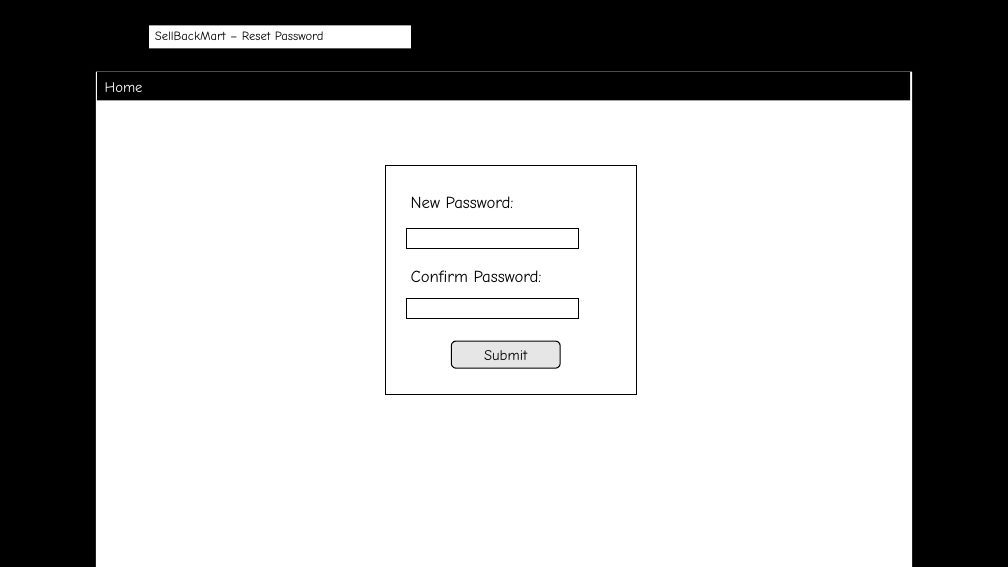
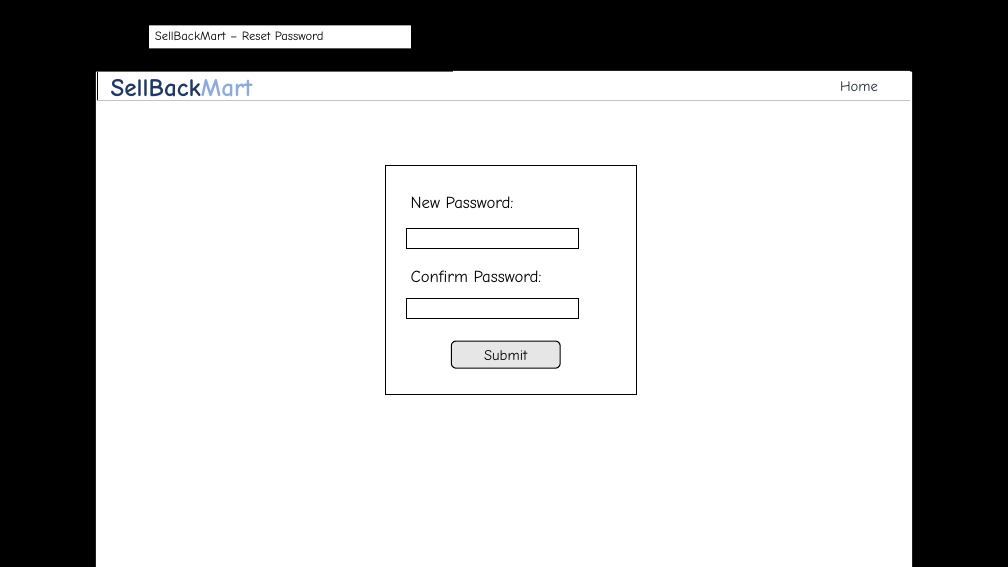
Before and after one commit to byllynho/SellBackMart, a slide deck: slide 4 of docs/wireframes/wireframes.pptx. Drawn at 1008x567 pixels with LibreOffice and Linux fonts; fonts in the diff are those of the drawing; background and template pictures are left out. Boxes give left, top, right and bottom in pixels: in the first picture for what was removed or moved away, otherwise in the second. Text is boxed around its words. In the diff, an @@ line names an element or a change of style, - is before the commit and + after.

```diff
--- a/docs/wireframes/wireframes.pptx
+++ b/docs/wireframes/wireframes.pptx
@@ rectangle added at bbox=[98, 72, 911, 101], fill #FFFFFF, 24 pt, text #203864, bold @@
+SellBackMart
@@ rectangle added at bbox=[453, 71, 910, 100], fill #FFFFFF, 14 pt, text #222A35 @@
+Home
```
Also in this commit, not shown: 5 other slides changed, 2 other files.
